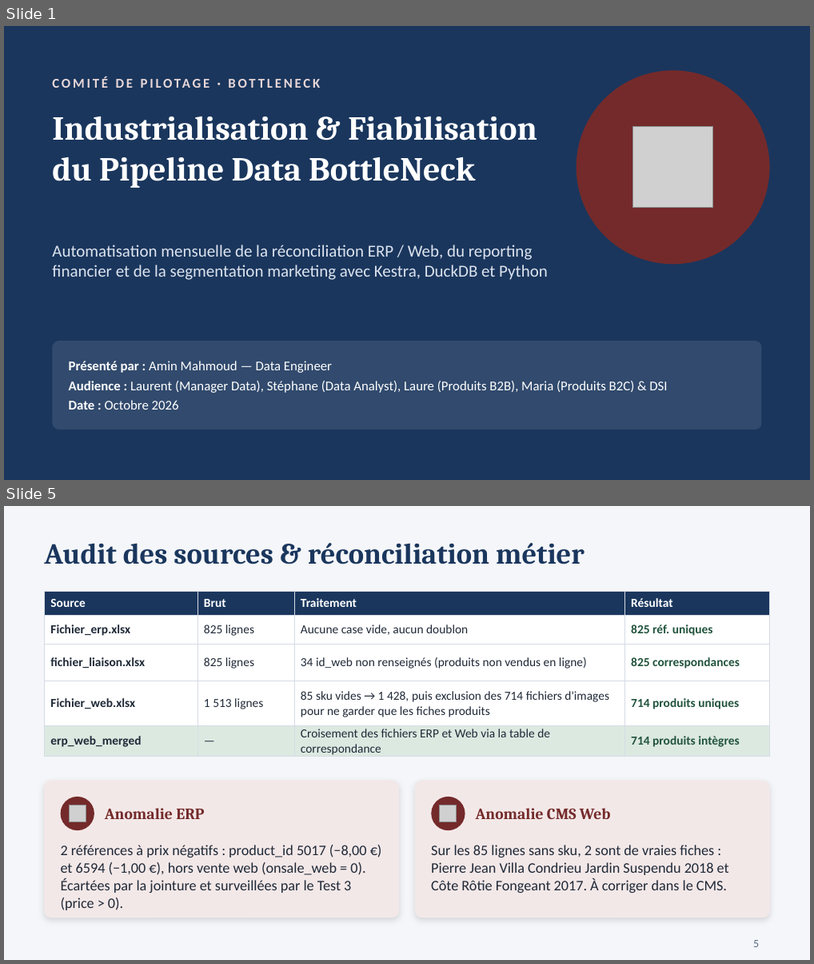
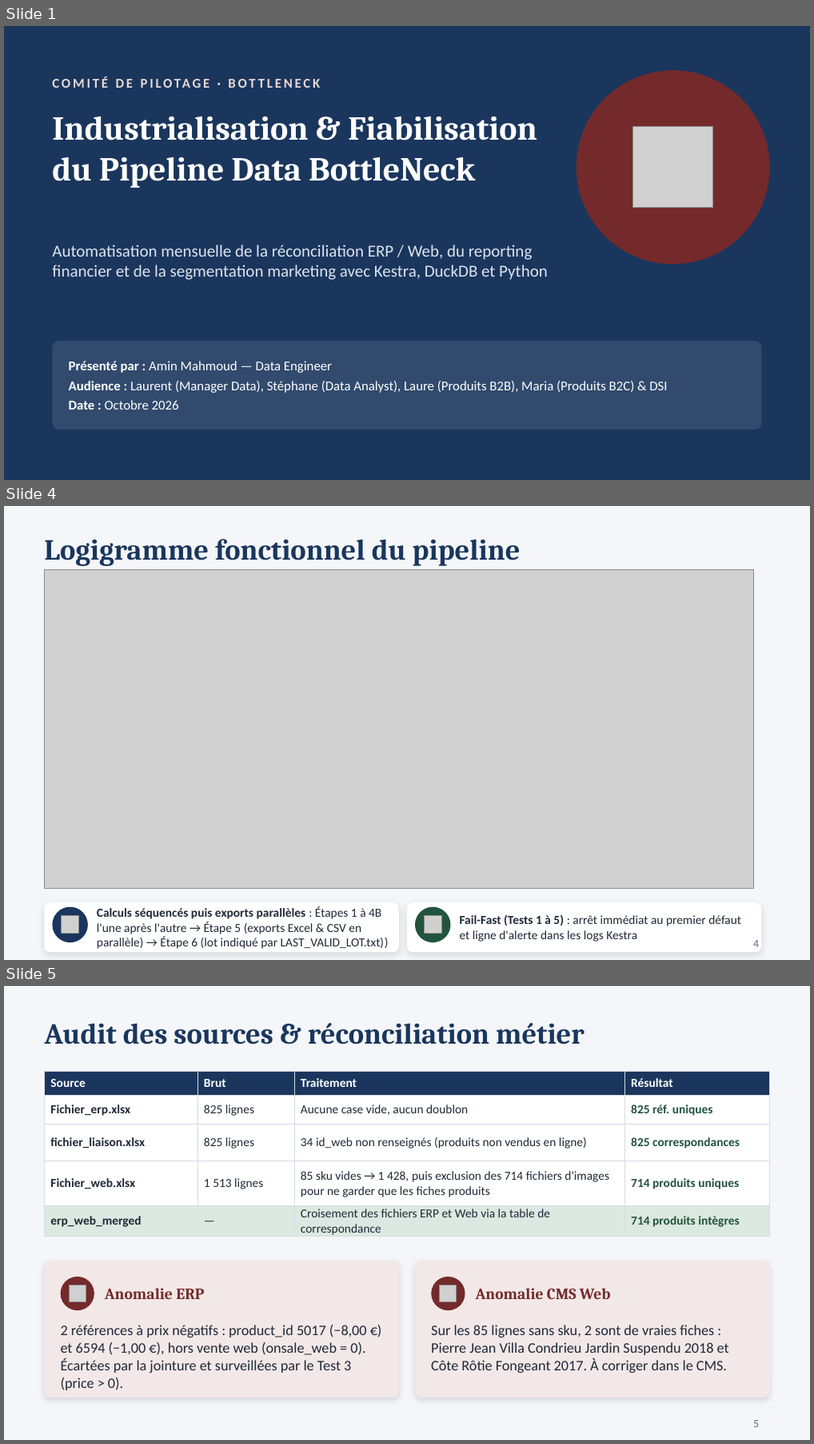
Before and after one commit to mahmoudaminfr-dotcom/P10_BottleNeck, a slide deck: Mahmoud_Amin_3_presentation_102026.pptx. Shown one above the other, each under a label of ours: slides 1 and 5 before the commit, slides 1, 4 and 5 after it; the slides between them are not shown. The pictures are 814x964 and 814x1444 pixels, drawn with LibreOffice and Linux fonts; fonts in the diff are those of the drawing; grey boxes stand for pictures. Boxes give left, top, right and bottom in pixels: in the first picture for what was removed or moved away, otherwise in the second. Text is boxed around its words. In the diff, an @@ line names an element or a change of style, - is before the commit and + after.

Commit message:
Finalisation P10 : calculs séquencés, exports parallèles, Test 5, pointeur LAST_VALID_LOT et MAJ doc/PPT

```diff
--- a/Mahmoud_Amin_3_presentation_102026.pptx
+++ b/Mahmoud_Amin_3_presentation_102026.pptx
@@ slide 4 added at bbox=[4, 506, 810, 960], background #F4F6F9 @@
@@ title added at bbox=[44, 539, 521, 566], 26 pt, text #1A365D, bold @@
+Logigramme fonctionnel du pipeline
@@ picture added at bbox=[45, 570, 754, 888] @@
@@ rounded rectangle added at bbox=[44, 902, 399, 952], fill #FFFFFF @@
@@ ellipse added at bbox=[52, 907, 88, 942], fill #1A365D @@
@@ text added at bbox=[97, 906, 389, 948], 11 pt, text #1F2937 @@
+Calculs séquencés puis exports parallèles : Étapes 1 à 4B l'une après l'autre → Étape 5 (exports Excel & CSV en parallèle) → Étape 6 (lot indiqué par LAST_VALID_LOT.txt))
@@ rounded rectangle added at bbox=[407, 902, 762, 952], fill #FFFFFF @@
@@ ellipse added at bbox=[415, 907, 450, 942], fill #22543D @@
@@ picture added at bbox=[62, 916, 79, 933] @@
@@ picture added at bbox=[424, 916, 442, 933] @@
@@ text added at bbox=[460, 915, 742, 941], 11 pt, text #1F2937 @@
+Fail-Fast (Tests 1 à 5) : arrêt immédiat au premier défaut et ligne d'alerte dans les logs Kestra
@@ page number added at bbox=[754, 940, 759, 947], 10 pt, text #5A6B82 @@
+4
```
Also in this commit, not shown: 6 slides changed, 1 slide removed, 22 other files.
